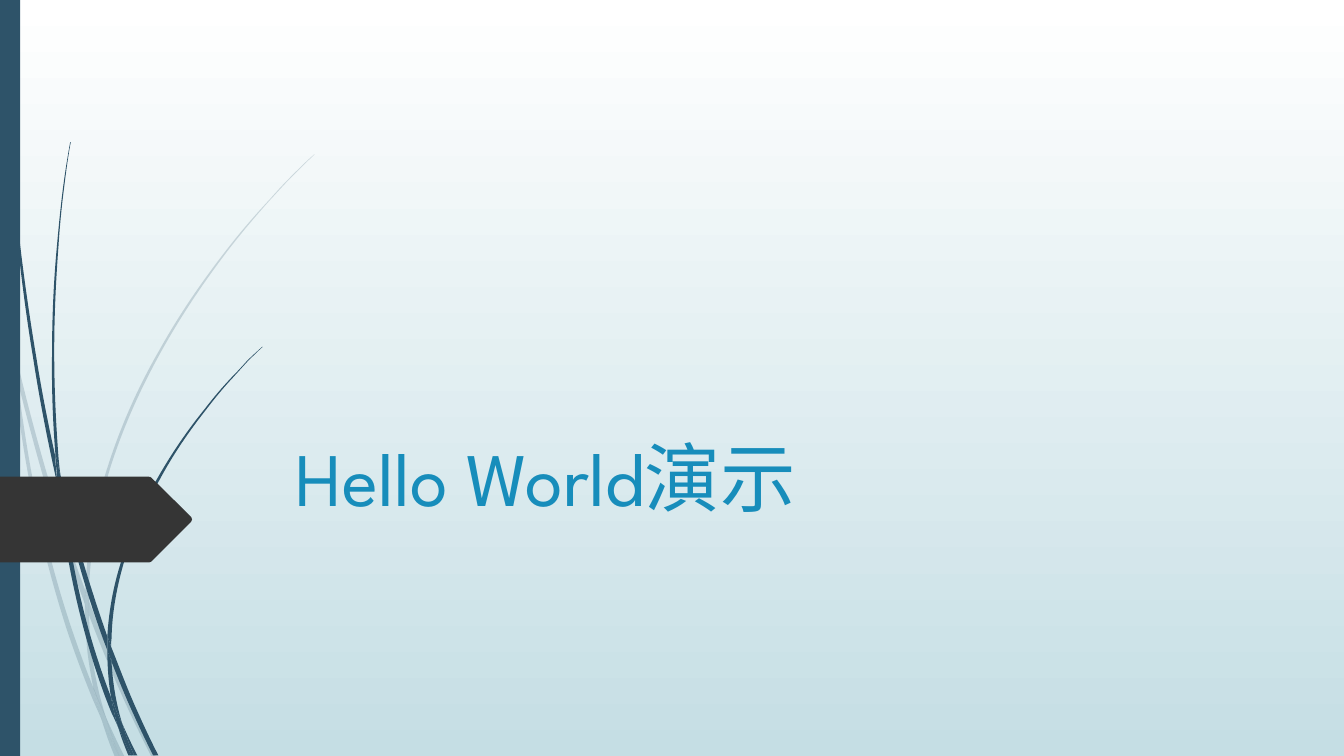
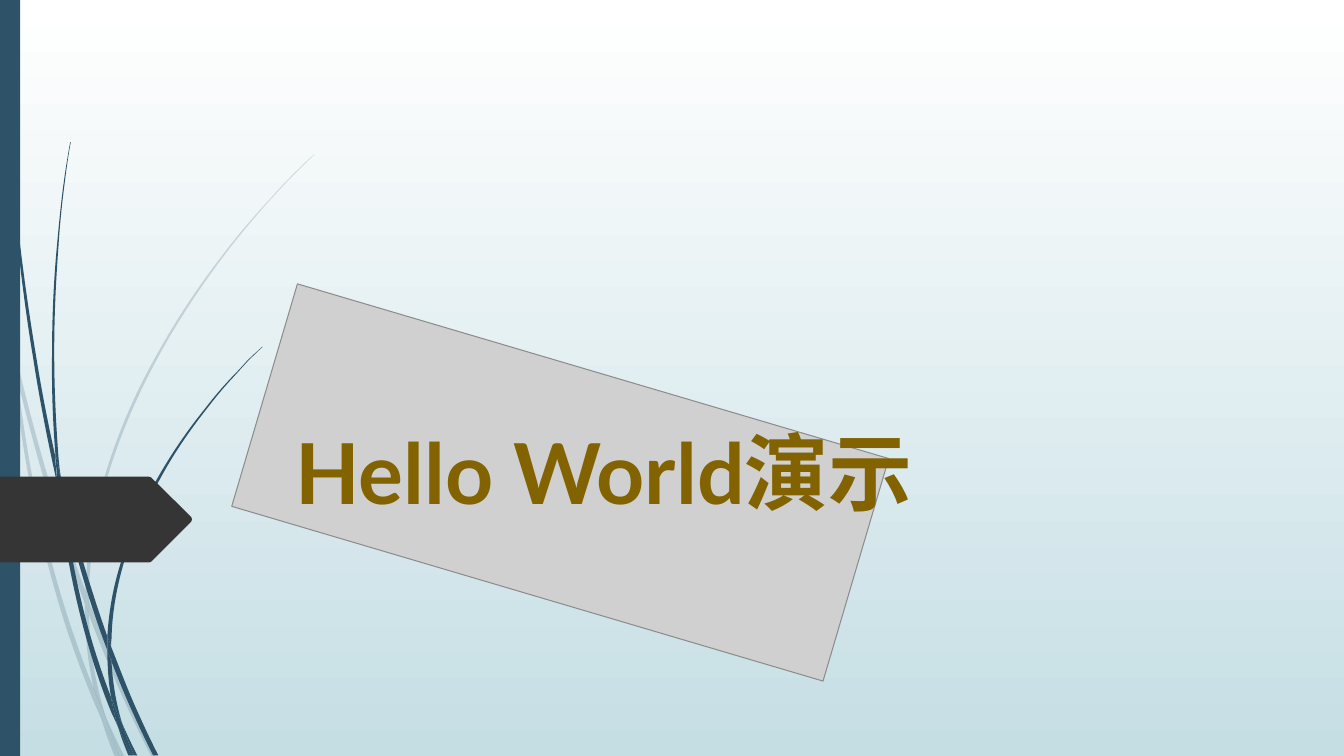
Before and after one commit to dean2015/documents, a slide deck: slide 11 of 201805/JAVA 基础介绍.pptx. Drawn at 1344x756 pixels with LibreOffice and Linux fonts; fonts in the diff are those of the drawing; grey boxes stand for pictures. Boxes give left, top, right and bottom in pixels: in the first picture for what was removed or moved away, otherwise in the second. Text is boxed around its words. In the diff, an @@ line names an element or a change of style, - is before the commit and + after.

```diff
--- a/201805/JAVA 基础介绍.pptx
+++ b/201805/JAVA 基础介绍.pptx
@@ picture added at box(232, 284, 889, 682) @@
@@ title "Hello World演示": place and size @@
-title "Hello World演示" at box(295, 442, 795, 512)
+title "Hello World演示" at box(295, 432, 913, 520)
@@ title "Hello World演示" at box(295, 432, 913, 520): size 54 to 60 pt, font League Spartan to Lato, text colour #178DBB to #826300, bold on @@
```
Also in this commit, not shown: 3 other slides changed, 3 slides added, 5 slides removed, 12 other files.
